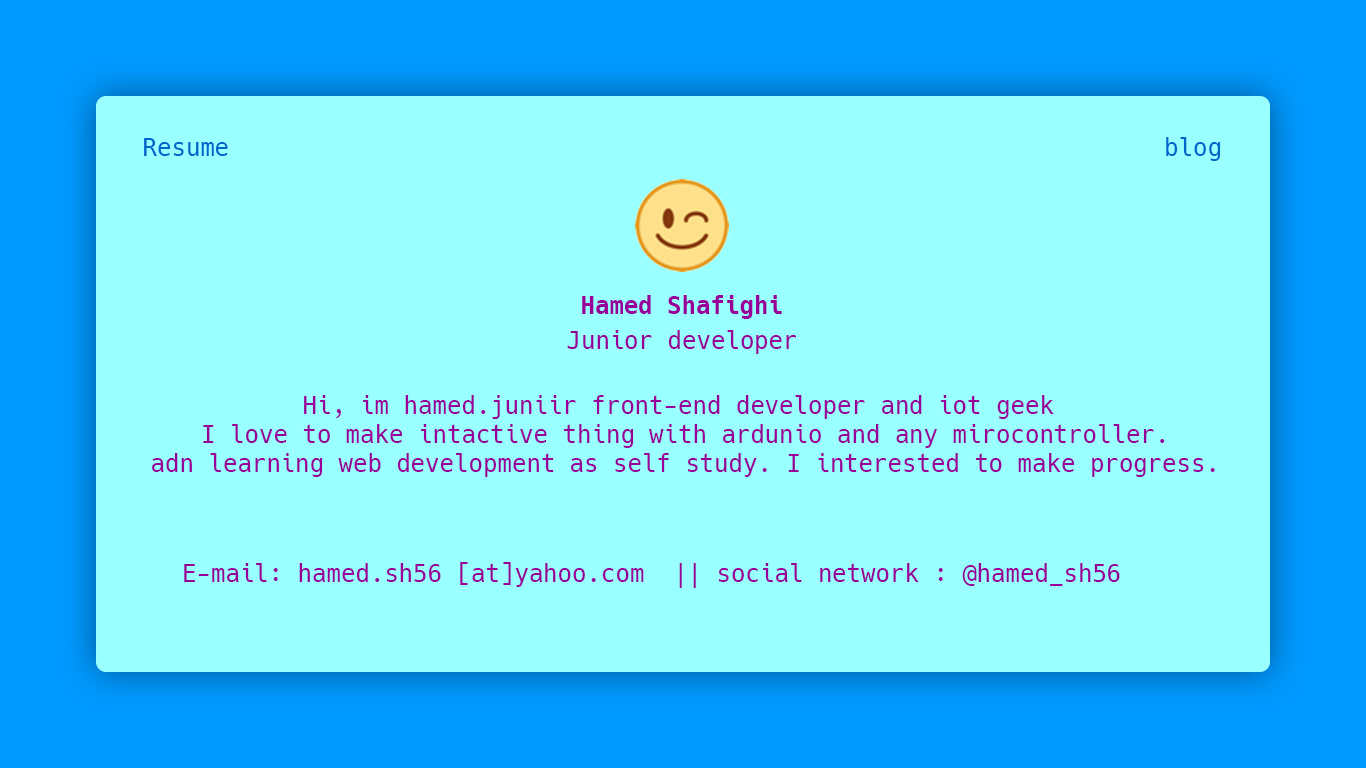
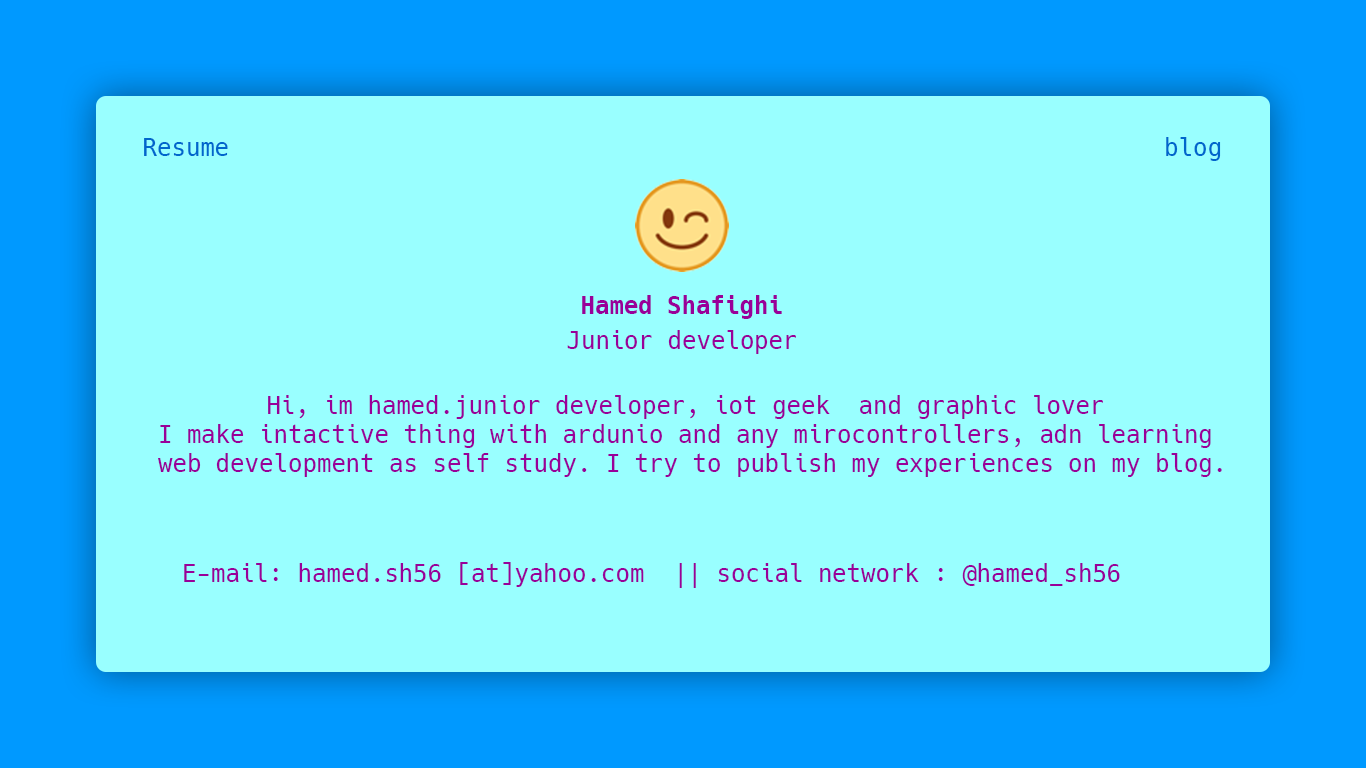
Comparing the layer stacks of the two 1366x768 images. Changes:
renamed "Hi, im hamed.juniir front-end developer and iot geek I love to" to "Hi, im hamed.junior developer, iot geek and graphic lover I ma", painted on it over [152, 395, 1222, 477]
